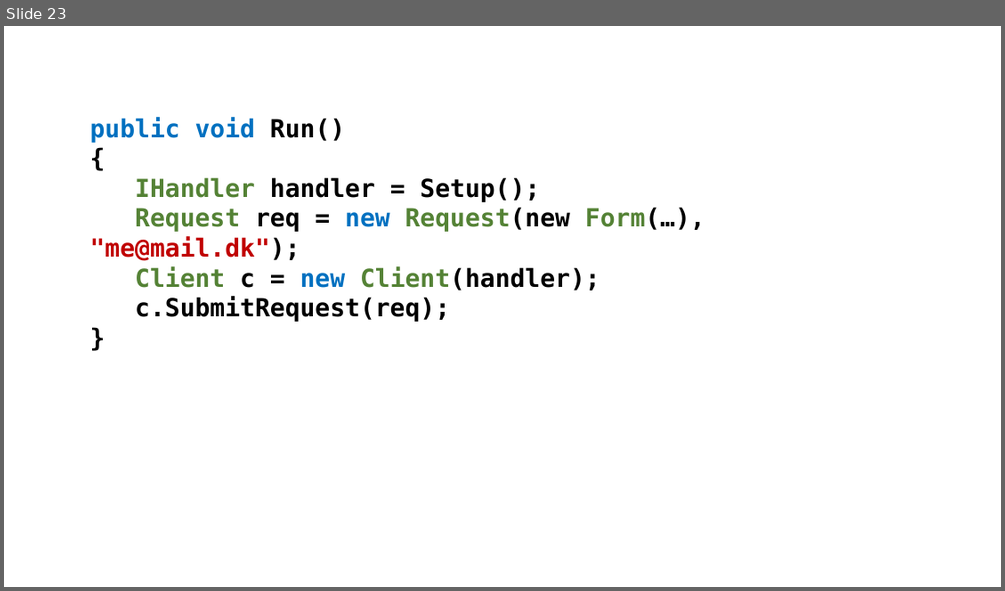
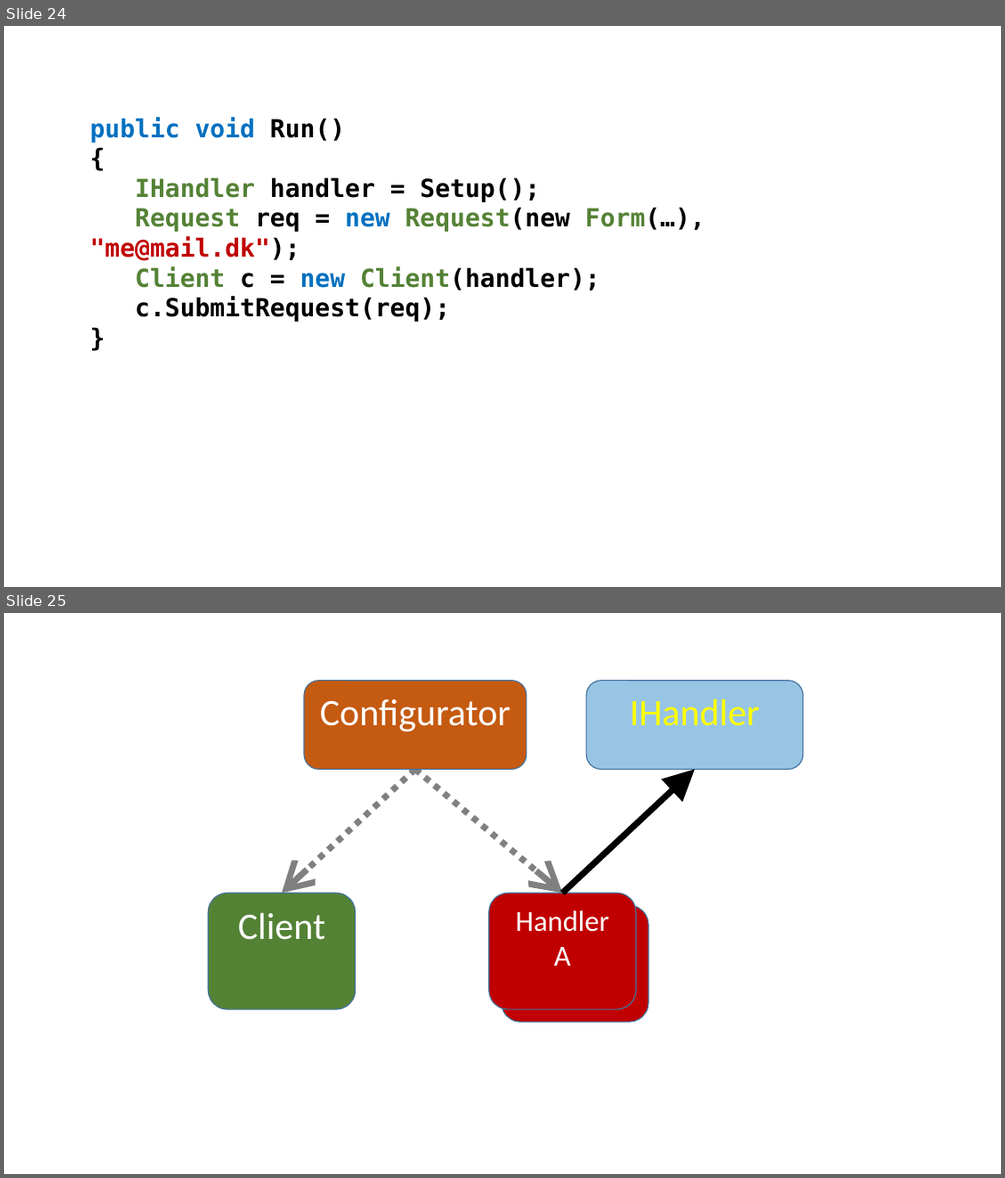
Before and after one commit to perl-easj/Laurea-materials, a slide deck: Pres/Patterns/ChainOfResponsibility.pptx. Shown one above the other, each under a label of ours: slide 23 before the commit, slides 24 and 25 after it. The pictures are 1005x591 and 1005x1178 pixels, drawn with LibreOffice and Linux fonts; fonts in the diff are those of the drawing. Boxes give left, top, right and bottom in pixels: in the first picture for what was removed or moved away, otherwise in the second. Text is boxed around its words. In the diff, an @@ line names an element or a change of style, - is before the commit and + after.

```diff
--- a/Pres/Patterns/ChainOfResponsibility.pptx
+++ b/Pres/Patterns/ChainOfResponsibility.pptx
@@ slide 25 added at [4,613,1001,1174], background #FFFFFF @@
@@ rounded rectangle added at [304,681,526,770], fill #C55A11, outline #43739E 1 pt, 36 pt, text #FFFFFF @@
+Configurator
@@ rounded rectangle added at [587,681,803,770], fill #0070C0 at 40% opacity, outline #43739E 1 pt, 36 pt, text #FFFF00 @@
+IHandler
@@ arrow added from (415, 770) to (282, 892), #808080 6 pt dashed @@
@@ arrow added from (415, 770) to (563, 892), #808080 6 pt dashed @@
@@ arrow added from (563, 892) to (695, 770), #000000 6 pt @@
@@ rounded rectangle added at [208,892,356,1009], fill #548235, outline #43739E 1 pt, 36 pt, text #FFFFFF @@
+Client
@@ rounded rectangle added at [488,892,636,1009], fill #C00000, outline #43739E 1 pt, 28 pt, text #FFFFFF @@
+Handler
+A
@@ rounded rectangle added at [502,906,648,1022], fill #C00000, outline #43739E 1 pt @@
@@ what was slide 23 is now slide 24 @@
```
Also in this commit, not shown: 1 slide changed, 1 other slide added, 7 other files.
